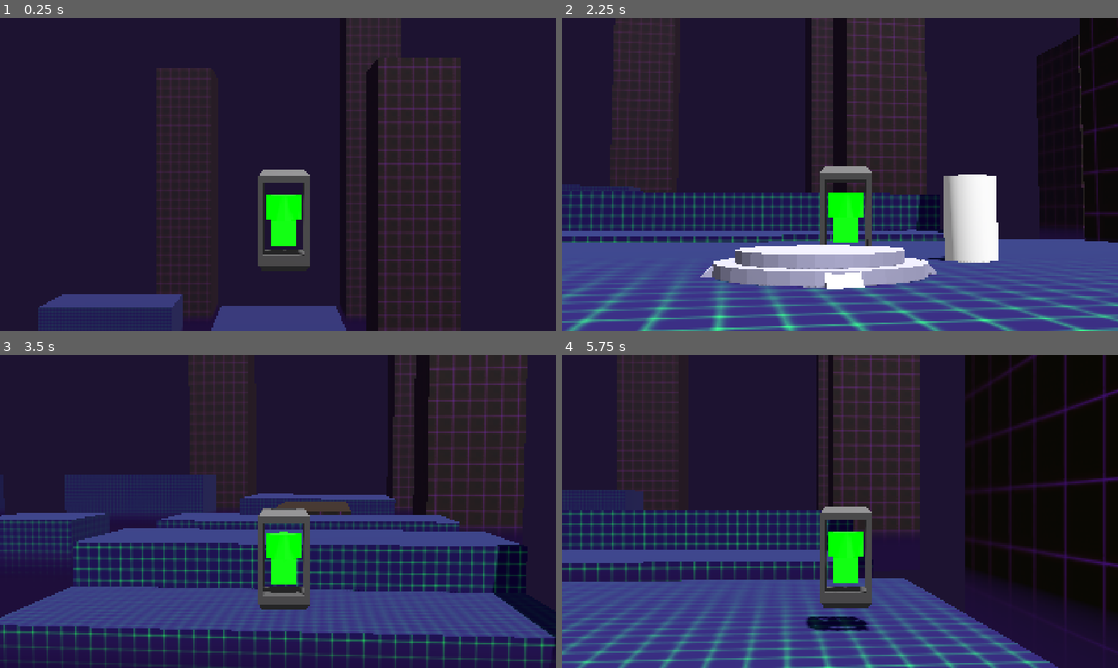
Above: before the commit, frames 1-4 (two rows, left to right).
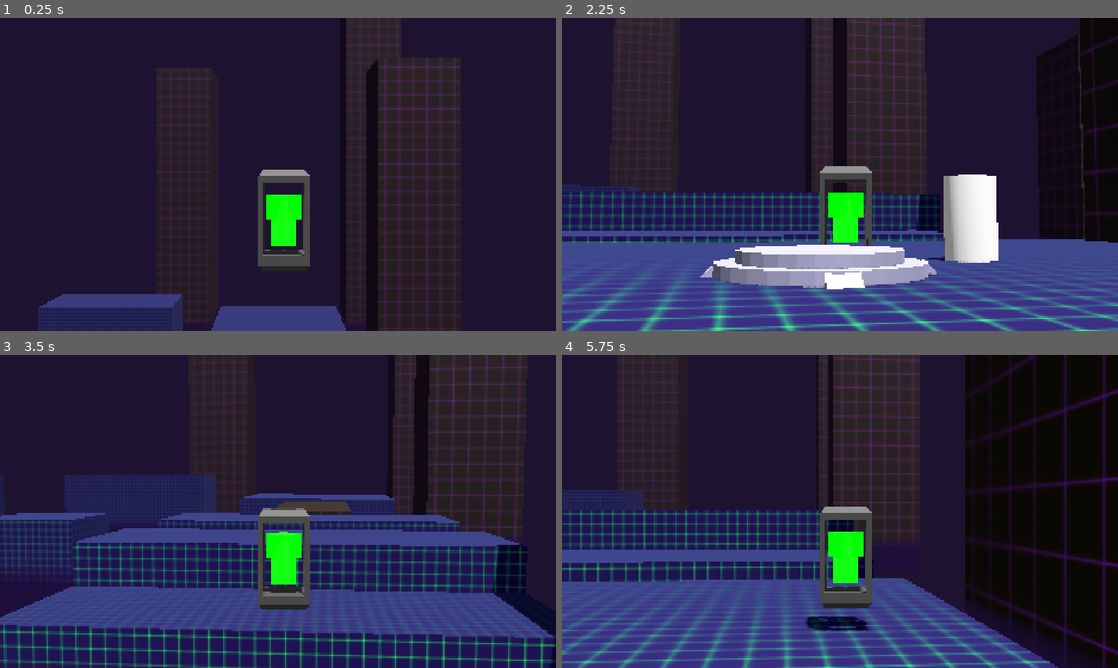
Above: after the commit, the same moments.

Repository: cursedeclise/nefarious-feline-game
Game: Godot game, scene res://levels/tutorial.tscn
The game is run twice, just before and just after one commit, with the same random seed, the same clock (stepped at 60 frames per second) and the same inputs.
Inputs (mouse positions are in pixels of both pictures, inside the frame that each line leads up to):
- Up to frame 1 (0.25 s): no input
- Up to frame 2 (2.25 s): tap Enter (ui_accept) at 0.5, 0.77, 1.52 s; move the mouse to (867, 174) at 0.52 s; hold Right mouse button (bigshoot) 0.53-1.28 s; move the mouse to (812, 174) at 1.27 s; tap S (moveB) at 1.35 s; move the mouse to (851, 168) at 2.02 s; hold W (moveF) from 2.03 s (still down)
- Up to frame 3 (3.5 s): move the mouse to (272, 517) at 2.77 s; release W (moveF) at 2.78 s; tap A (moveL) at 2.85 s; tap Enter (ui_accept) at 3.02 s
- Up to frame 4 (5.75 s): move the mouse to (878, 514) at 3.52 s; hold D (moveR) 3.53-4.28 s; tap Enter (ui_accept) at 3.77, 4.52 s; move the mouse to (795, 508) at 4.27 s; click (795, 508) at 4.35 s; move the mouse to (845, 511) at 5.02 s; hold Right mouse button (bigshoot) from 5.03 s (still down)

The runs differ from the first frame. In frame 1, less than 0.1% of the frame differs, in the area x 61-63%, y 95-97%; in frame 2, 0.2%; in frame 3, 2.1%; in frame 4, 3.0%, in the area x 1-100%, y 67-100%.
Error before the commit: Cannot call method 'instantiate' on a null value. (res://lessons/wand.gd:42)
Error after the commit: Cannot call method 'instantiate' on a null value. (res://Scenes/wand.gd:42)

Commit message:
changes

Diff:
--- /dev/null
+++ b/Scenes/anti-gravity.tscn
@@ -0,0 +1,22 @@
+[gd_scene format=3 uid="uid://b74f7xhy8jsj0"]
+
+[ext_resource type="Script" uid="uid://d3gdxklmi8sus" path="res://Scripts/anti_gravity.gd" id="1_qyoq4"]
+
+[sub_resource type="BoxShape3D" id="BoxShape3D_bfc31"]
+
+[sub_resource type="StandardMaterial3D" id="StandardMaterial3D_y66yk"]
+transparency = 1
+cull_mode = 2
+albedo_color = Color(0.25882354, 0.26666668, 0.69803923, 0.5529412)
+
+[node name="Area3D" type="Area3D" unique_id=1745761341]
+script = ExtResource("1_qyoq4")
+
+[node name="CollisionShape3D" type="CollisionShape3D" parent="." unique_id=1928896553]
+shape = SubResource("BoxShape3D_bfc31")
+
+[node name="CSGBox3D" type="CSGBox3D" parent="." unique_id=425456386]
+material = SubResource("StandardMaterial3D_y66yk")
+
+[connection signal="body_entered" from="." to="." method="_on_body_entered"]
+[connection signal="body_shape_exited" from="." to="." method="_on_body_shape_exited"]
--- a/lessons/player_3d.tscn
+++ b/Scenes/player_3d.tscn
@@ -1,9 +1,9 @@
 [gd_scene format=3 uid="uid://btfvaxt4o1f78"]
 
 [ext_resource type="Script" uid="uid://bcxue54467rqp" path="res://player_3d_experimental.gd" id="1_qu5ip"]
-[ext_resource type="PackedScene" uid="uid://cwws4dah8im47" path="res://lessons/wand.tscn" id="3_duieb"]
+[ext_resource type="PackedScene" uid="uid://cwws4dah8im47" path="res://Scenes/wand.tscn" id="3_duieb"]
 [ext_resource type="PackedScene" uid="uid://b2bxc4kc7si3f" path="res://assets/Models/Battery.glb" id="4_24v58"]
-[ext_resource type="Script" uid="uid://ikaty2xb1dur" path="res://Hurtbox_3d.gd" id="4_qu5ip"]
+[ext_resource type="Script" uid="uid://ikaty2xb1dur" path="res://Scripts/Hurtbox_3d.gd" id="4_qu5ip"]
 
 [sub_resource type="CylinderShape3D" id="CylinderShape3D_obgk2"]
 height = 1.0
--- a/lessons/projectile_3d.tscn
+++ b/Scenes/projectile_3d.tscn
@@ -1,6 +1,7 @@
 [gd_scene format=3 uid="uid://do0v6f0n8bkrf"]
 
-[ext_resource type="Script" uid="uid://5j0af5y5kxgb" path="res://lessons/projectile_3d.gd" id="1_g2h15"]
+[ext_resource type="Script" uid="uid://5j0af5y5kxgb" path="res://Scenes/projectile_3d.gd" id="1_g2h15"]
+
 
 [sub_resource type="SphereShape3D" id="SphereShape3D_obgk2"]
 radius = 0.3
--- a/lessons/projectile_3d_2.tscn
+++ b/Scenes/projectile_3d_2.tscn
@@ -1,8 +1,9 @@
 [gd_scene format=3 uid="uid://djm6038sammf7"]
 
-[ext_resource type="Script" uid="uid://5j0af5y5kxgb" path="res://lessons/projectile_3d.gd" id="1_xparq"]
-[ext_resource type="PackedScene" uid="uid://s7nj1a3i2m1m" path="res://assets/vfx/ice_spikes/ice_spikes.tscn" id="2_xparq"]
-[ext_resource type="PackedScene" uid="uid://232aww8oks7n" path="res://assets/vfx/fireball/fireball_impact.tscn" id="3_vk8yx"]
+[ext_resource type="Script" uid="uid://5j0af5y5kxgb" path="res://Scenes/projectile_3d.gd" id="1_xparq"]
+[ext_resource type="PackedScene" path="res://assets/vfx/ice_spikes/ice_spikes.tscn" id="2_xparq"]
+[ext_resource type="PackedScene" path="res://assets/vfx/fireball/fireball_impact.tscn" id="3_vk8yx"]
+
 
 [sub_resource type="BoxShape3D" id="BoxShape3D_obgk2"]
 size = Vector3(3, 1, 3.2)
--- a/lessons/target_3d.tscn
+++ b/Scenes/target_3d.tscn
@@ -1,7 +1,8 @@
 [gd_scene format=3 uid="uid://7n1ap2he21li"]
 
-[ext_resource type="Script" uid="uid://cgo2f1n5rb8af" path="res://lessons/target_3d.gd" id="1_63wp8"]
-[ext_resource type="Script" uid="uid://ikaty2xb1dur" path="res://Hurtbox_3d.gd" id="2_t66hb"]
+[ext_resource type="Script" uid="uid://cgo2f1n5rb8af" path="res://Scenes/target_3d.gd" id="1_63wp8"]
+[ext_resource type="Script" uid="uid://ikaty2xb1dur" path="res://Scripts/Hurtbox_3d.gd" id="2_t66hb"]
+
 
 [sub_resource type="CylinderShape3D" id="CylinderShape3D_obgk2"]
 height = 1.5
--- a/lessons/wand.tscn
+++ b/Scenes/wand.tscn
@@ -1,7 +1,8 @@
 [gd_scene format=3 uid="uid://cwws4dah8im47"]
 
-[ext_resource type="Script" uid="uid://ci0mp24qag55b" path="res://lessons/wand.gd" id="1_akdmc"]
-[ext_resource type="PackedScene" uid="uid://do0v6f0n8bkrf" path="res://lessons/projectile_3d.tscn" id="2_11xym"]
+[ext_resource type="Script" uid="uid://ci0mp24qag55b" path="res://Scenes/wand.gd" id="1_akdmc"]
+[ext_resource type="PackedScene" uid="uid://do0v6f0n8bkrf" path="res://Scenes/projectile_3d.tscn" id="2_11xym"]
+
 
 [node name="Wand" type="Marker3D" unique_id=1502871393]
 script = ExtResource("1_akdmc")
--- a/anti_gravity.gd
+++ b/Scripts/anti_gravity.gd
@@ -9,3 +9,10 @@
 # Called every frame. 'delta' is the elapsed time since the previous frame.
 func _process(delta: float) -> void:
 	pass
+
+
+
+
+
+func _on_body_entered(body: Node3D) -> void:
+	pass
--- a/anti-gravity.tscn
+++ /dev/null
@@ -1,8 +0,0 @@
-[gd_scene format=3 uid="uid://b74f7xhy8jsj0"]
-
-[sub_resource type="BoxShape3D" id="BoxShape3D_bfc31"]
-
-[node name="Area3D" type="Area3D" unique_id=1745761341]
-
-[node name="CollisionShape3D" type="CollisionShape3D" parent="." unique_id=1928896553]
-shape = SubResource("BoxShape3D_bfc31")
--- a/levels/tutorial.tscn
+++ b/levels/tutorial.tscn
@@ -1,9 +1,9 @@
 [gd_scene format=3 uid="uid://brukiciptkc1y"]
 
-[ext_resource type="PackedScene" uid="uid://btfvaxt4o1f78" path="res://lessons/player_3d.tscn" id="1_b2m5v"]
+[ext_resource type="PackedScene" uid="uid://btfvaxt4o1f78" path="res://Scenes/player_3d.tscn" id="1_b2m5v"]
 [ext_resource type="Texture2D" uid="uid://brbtohct73mlt" path="res://assets/textures/checkboard.png" id="1_yasw7"]
 [ext_resource type="Material" uid="uid://ccypd81s0p18j" path="res://new_standard_material_3d.tres" id="2_viysf"]
-[ext_resource type="PackedScene" uid="uid://7n1ap2he21li" path="res://lessons/target_3d.tscn" id="4_gkp25"]
+[ext_resource type="PackedScene" uid="uid://7n1ap2he21li" path="res://Scenes/target_3d.tscn" id="4_gkp25"]
 [ext_resource type="PackedScene" uid="uid://b430yfkptn0l8" path="res://assets/Models/shiny_telaport.glb" id="9_tpjcj"]
 
 [sub_resource type="StandardMaterial3D" id="StandardMaterial3D_w6k2d"]
@@ -27,6 +27,7 @@
 fog_light_color = Color(0.101960786, 0.047058824, 0.1882353, 1)
 fog_density = 0.003
 fog_sky_affect = 0.66
+fog_height = -1.0
 fog_height_density = 1.59
 
 [node name="Tutorial" type="Node3D" unique_id=1402552136]
--- a/player_3d_experimental.gd
+++ b/player_3d_experimental.gd
@@ -1,11 +1,12 @@
 extends CharacterBody3D
-
 
 const SPEED = 10.5
 const JUMP_VELOCITY = 9.8
 var canjump=true
 var gravity=Vector3(0,-15.8,0)
 var moveblock=true
+var anti_gravity=false
+
 
 func _physics_process(delta: float) -> void:
 	_update_camera(delta)
@@ -31,6 +32,8 @@
 		else:
 			velocity.y = JUMP_VELOCITY
 		canjump=false
+
+
 	# Get the input direction and handle the movement/deceleration.
 	# As good practice, you should replace UI actions with custom gameplay actions.
 	var input_dir := Input.get_vector("moveL", "moveR", "moveF", "moveB")
Renamed: lessons/exit.glb.import -> Scenes/exit.glb.import
Renamed: lessons/player_3d.gd -> Scenes/player_3d.gd
Renamed: lessons/player_3d.gd.uid -> Scenes/player_3d.gd.uid
Renamed: lessons/projectile_3d.gd -> Scenes/projectile_3d.gd
Renamed: lessons/projectile_3d.gd.uid -> Scenes/projectile_3d.gd.uid
Renamed: lessons/target_3d.gd -> Scenes/target_3d.gd
Renamed: lessons/target_3d.gd.uid -> Scenes/target_3d.gd.uid
Renamed: lessons/wand.gd -> Scenes/wand.gd
Renamed: lessons/wand.gd.uid -> Scenes/wand.gd.uid
Renamed: Hitbox_3d.gd -> Scripts/Hitbox_3d.gd
Renamed: Hitbox_3d.gd.uid -> Scripts/Hitbox_3d.gd.uid
Renamed: Hurtbox_3d.gd -> Scripts/Hurtbox_3d.gd
(and 5 more such lines)
